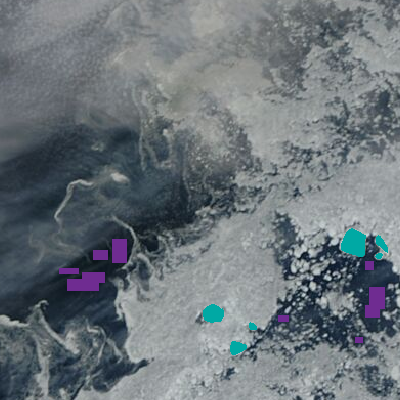
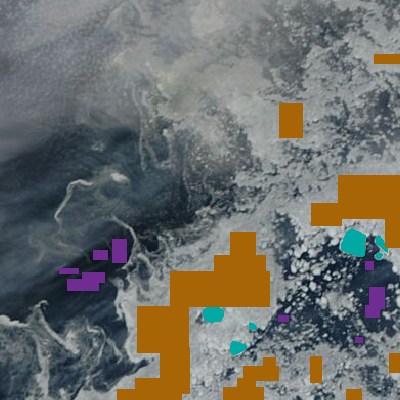
Layers edited between the first and the second 400px x 400px image:
added layer "ice samples" (2nd of 2) above "landmask" over [117, 54, 400, 400]
